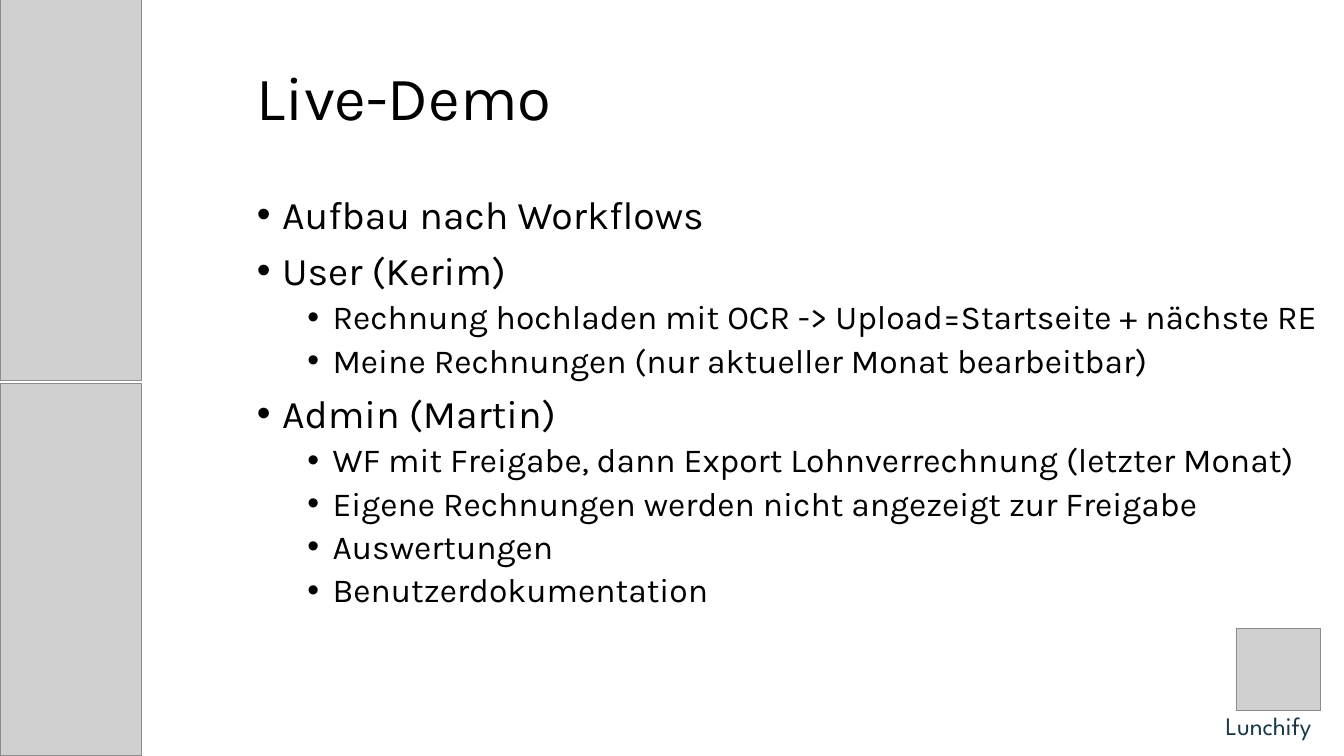
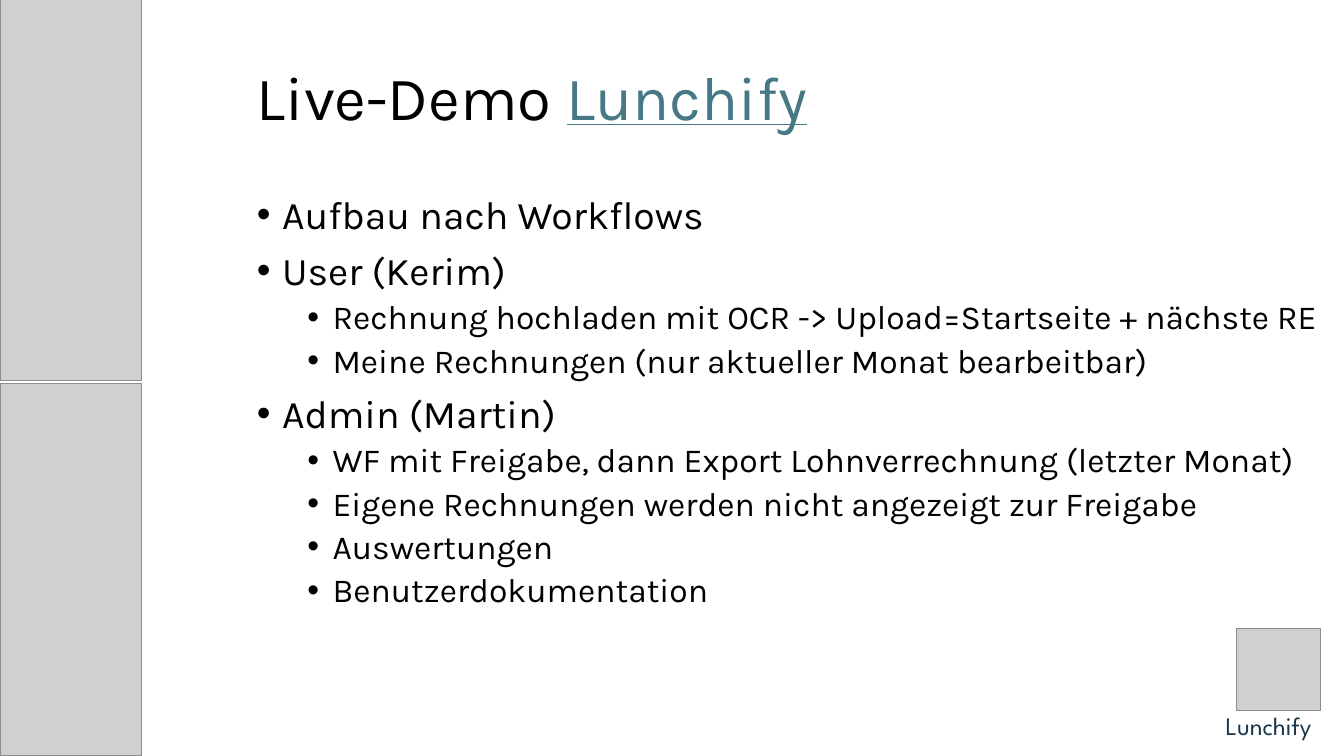
Before and after one commit to jku-win-se/teaching-2025.ss.prse.braeuer.team1, a slide deck: slide 4 of docs/ReleaseV1_0_0.pptx. Drawn at 1344x756 pixels with LibreOffice and Linux fonts; fonts in the diff are those of the drawing; grey boxes stand for pictures. Boxes give left, top, right and bottom in pixels: in the first picture for what was removed or moved away, otherwise in the second. Text is boxed around its words. In the diff, an @@ line names an element or a change of style, - is before the commit and + after.

Commit message:
Added Link to local 1.0.0.jar

```diff
--- a/docs/ReleaseV1_0_0.pptx
+++ b/docs/ReleaseV1_0_0.pptx
@@ title at (257, 77, 807, 135): text changed @@
-Live-Demo
+Live-Demo Lunchify
```
